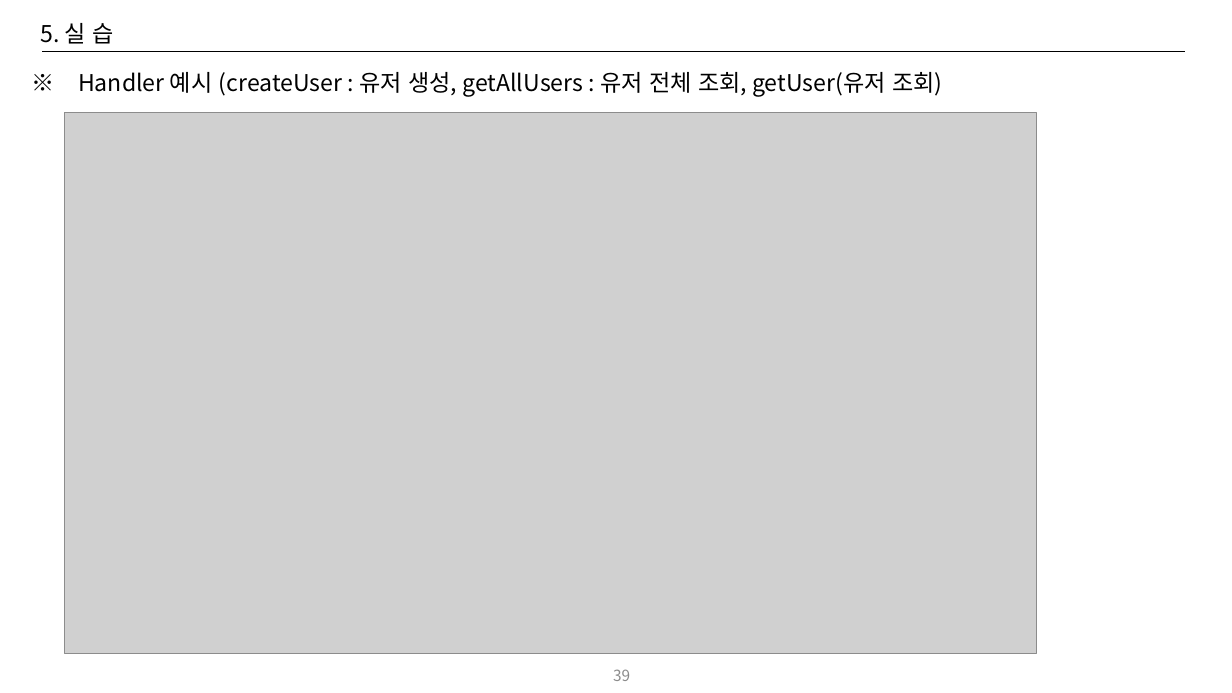
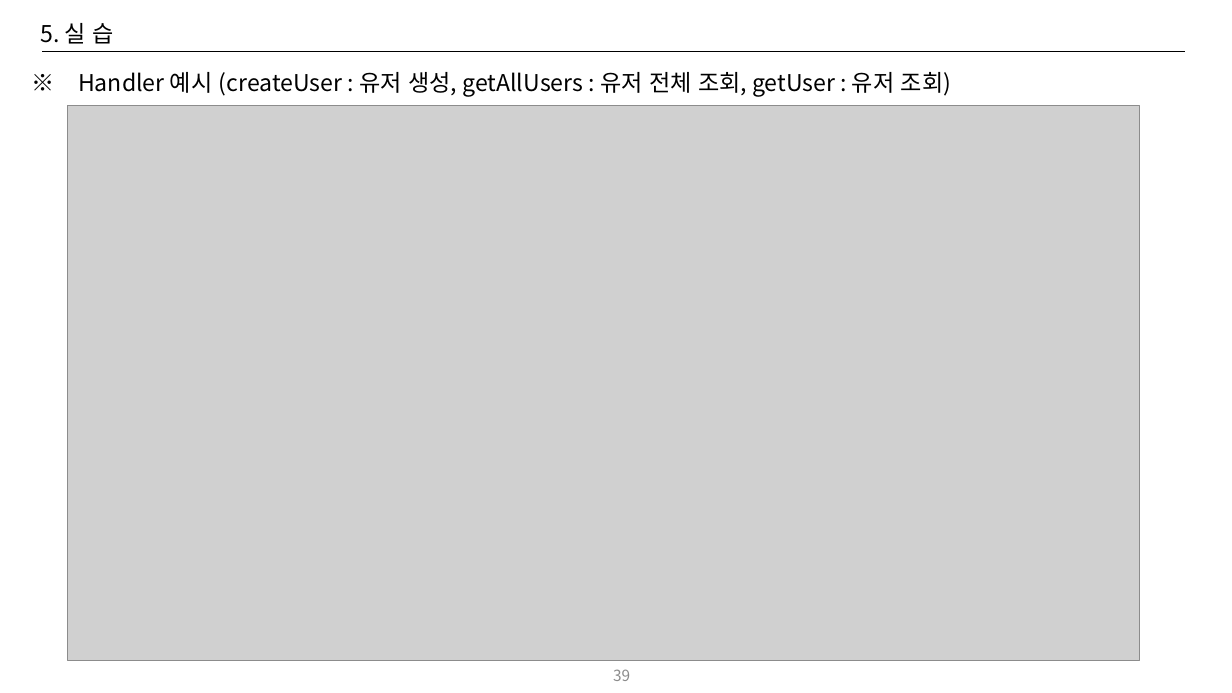
Before and after one commit to CYEOL2/webflux_example, a slide deck: slide 39 of doc/Reactive Programing 교육자료_20250714_v02.pptx. Drawn at 1232x693 pixels with LibreOffice and Linux fonts; fonts in the diff are those of the drawing; grey boxes stand for pictures. Boxes give left, top, right and bottom in pixels: in the first picture for what was removed or moved away, otherwise in the second. Text is boxed around its words. In the diff, an @@ line names an element or a change of style, - is before the commit and + after.

```diff
--- a/doc/Reactive Programing 교육자료_20250714_v02.pptx
+++ b/doc/Reactive Programing 교육자료_20250714_v02.pptx
@@ text at (x1=78, y1=72, x2=951, y2=97): text changed @@
-※ Handler 예시 (createUser : 유저 생성, getAllUsers : 유저 전체 조회, getUser(유저 조회)
+※ Handler 예시 (createUser : 유저 생성, getAllUsers : 유저 전체 조회, getUser : 유저 조회)
@@ picture resized from (x1=64, y1=113, x2=1037, y2=653) to (x1=67, y1=105, x2=1140, y2=660) @@
```
Also in this commit, not shown: 16 other slides changed, 3 slides added, 2 slides removed, 4 other files.
